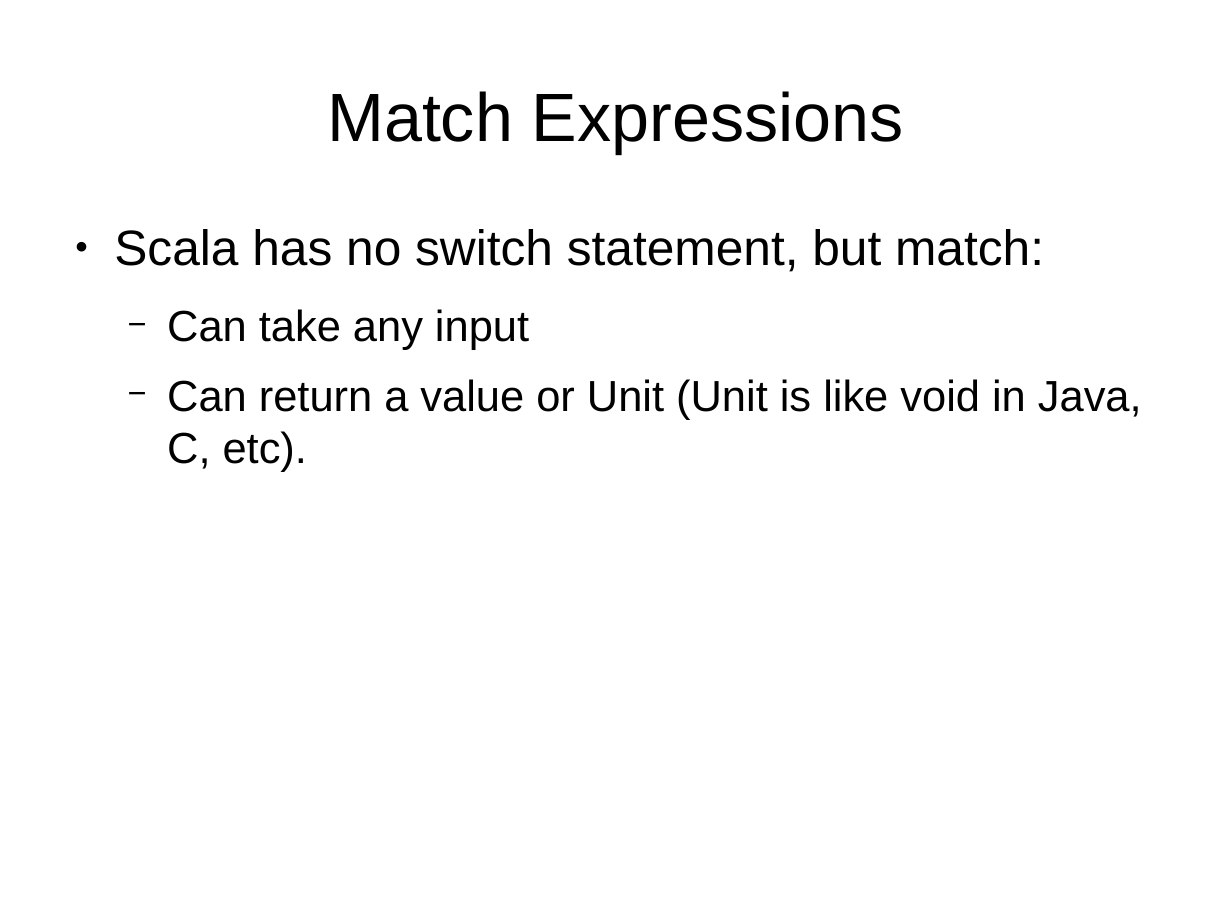
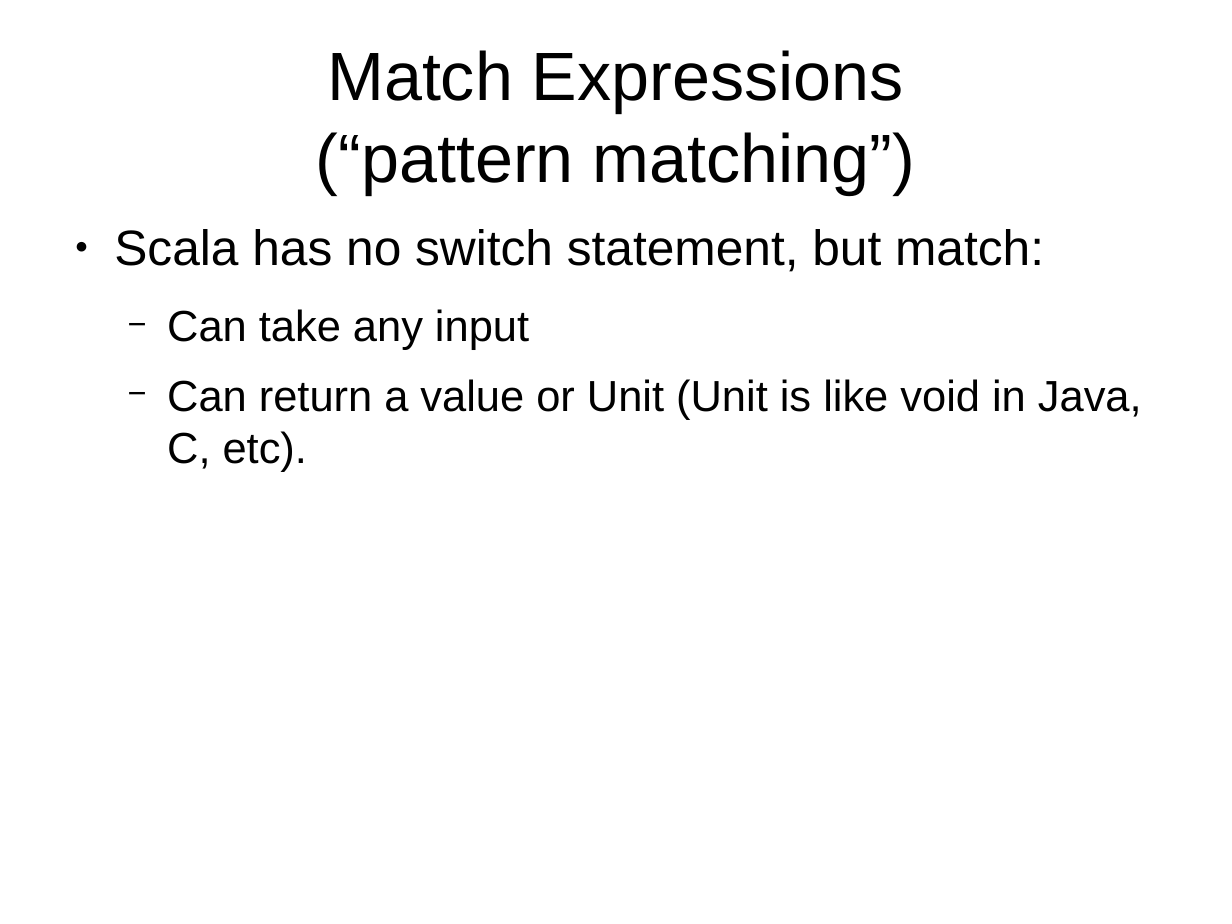
Before and after one commit to JohnLockwood/ScalaTalkSacjug, a slide deck: slide 22 of ScalaDecember2014.odp (slide 23 before the commit). Drawn at 1232x924 pixels with LibreOffice and Linux fonts; fonts in the diff are those of the drawing. Boxes give left, top, right and bottom in pixels: in the first picture for what was removed or moved away, otherwise in the second. Text is boxed around its words. In the diff, an @@ line names an element or a change of style, - is before the commit and + after.

```diff
--- a/ScalaDecember2014.odp
+++ b/ScalaDecember2014.odp
@@ title at [316,50,915,194]: text changed @@
-Match Expressions
+Match Expressions
+(“pattern matching”)
```
Also in this commit, not shown: 5 other slides changed, 4 slides added, 3 slides removed, 7 other files.
